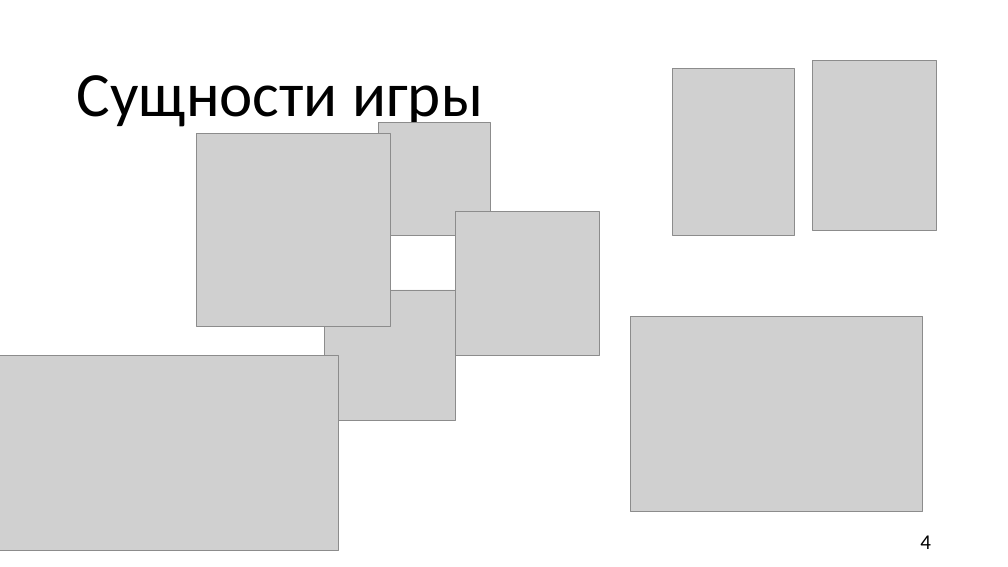
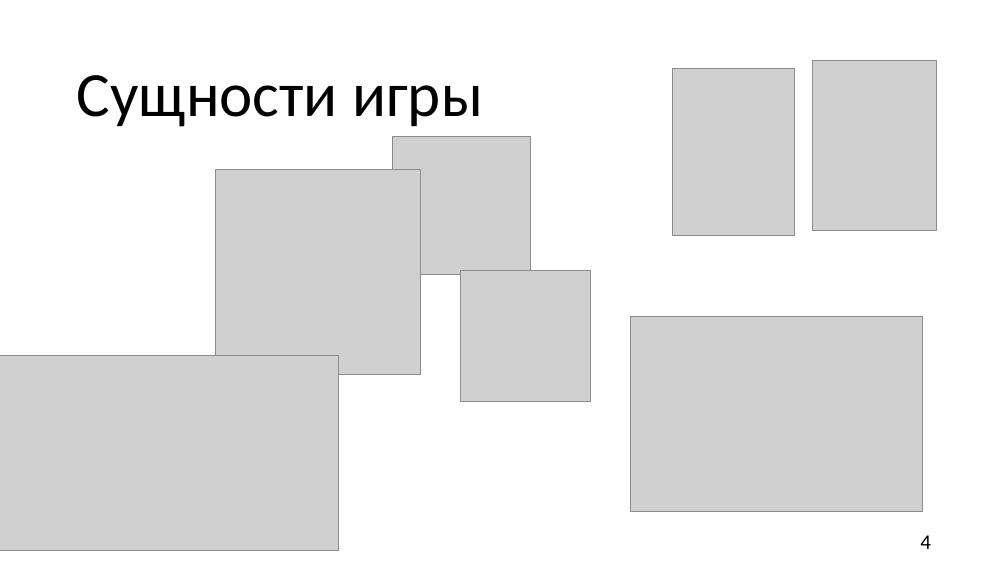
Before and after one commit to TiltInteractive/The-game-Resperation-, a slide deck: slide 4 of Б9121-09.03.03пикд_команда_4_презентация.pptx. Drawn at 1008x567 pixels with LibreOffice and Linux fonts; fonts in the diff are those of the drawing; grey boxes stand for pictures; background and template pictures are left out. Boxes give left, top, right and bottom in pixels: in the first picture for what was removed or moved away, otherwise in the second. Text is boxed around its words. In the diff, an @@ line names an element or a change of style, - is before the commit and + after.

```diff
--- a/Б9121-09.03.03пикд_команда_4_презентация.pptx
+++ b/Б9121-09.03.03пикд_команда_4_презентация.pptx
@@ picture: place and size @@
-picture at [378, 123, 491, 235]
+picture at [392, 137, 531, 275]
@@ picture: place and size @@
-picture at [197, 134, 390, 327]
+picture at [216, 169, 420, 374]
@@ picture removed at [455, 212, 599, 355] @@
@@ picture: place and size @@
-picture at [325, 290, 456, 421]
+picture at [461, 271, 591, 402]
```
Also in this commit, not shown: 7 other slides changed, 2 slides removed, 1 other file.
